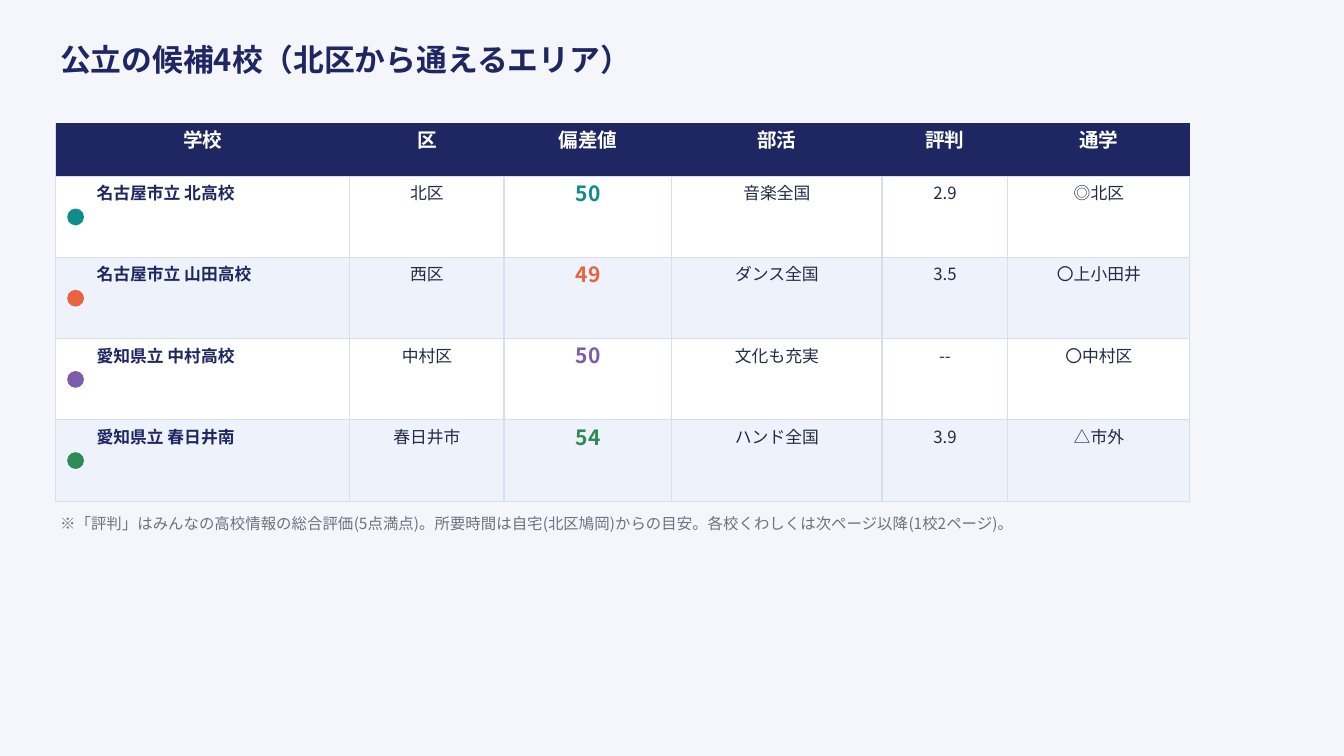
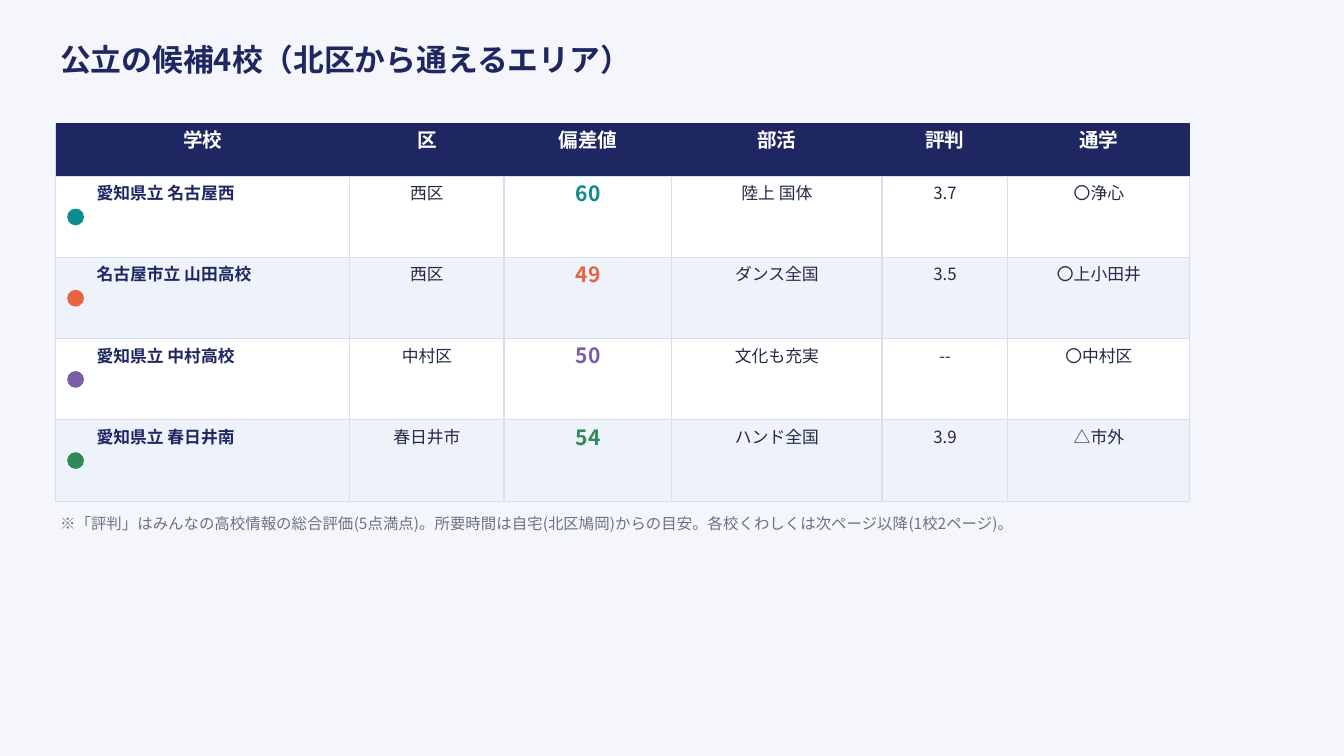
Before and after one commit to syamamoto2275-gif/-, a slide deck: slide 3 of 五郎_成果物/高校さがし_公立編_五郎.pptx. Drawn at 1344x756 pixels with LibreOffice and Linux fonts; fonts in the diff are those of the drawing. Boxes give left, top, right and bottom in pixels: in the first picture for what was removed or moved away, otherwise in the second. Text is boxed around its words. In the diff, an @@ line names an element or a change of style, - is before the commit and + after.

```diff
--- a/五郎_成果物/高校さがし_公立編_五郎.pptx
+++ b/五郎_成果物/高校さがし_公立編_五郎.pptx
@@ text at bbox=[97, 184, 234, 201]: text changed @@
-名古屋市立 北高校
+愛知県立 名古屋西
@@ text at bbox=[410, 186, 444, 201]: text changed @@
-北区
+西区
@@ text at bbox=[576, 185, 601, 202]: text changed @@
-50
+60
@@ text at bbox=[741, 185, 813, 201]: text changed @@
-音楽全国
+陸上 国体
@@ text at bbox=[933, 186, 956, 200]: text changed @@
-2.9
+3.7
@@ text at bbox=[1074, 185, 1124, 201]: text changed @@
-◎北区
+〇浄心
```
Also in this commit, not shown: 5 other slides changed.
